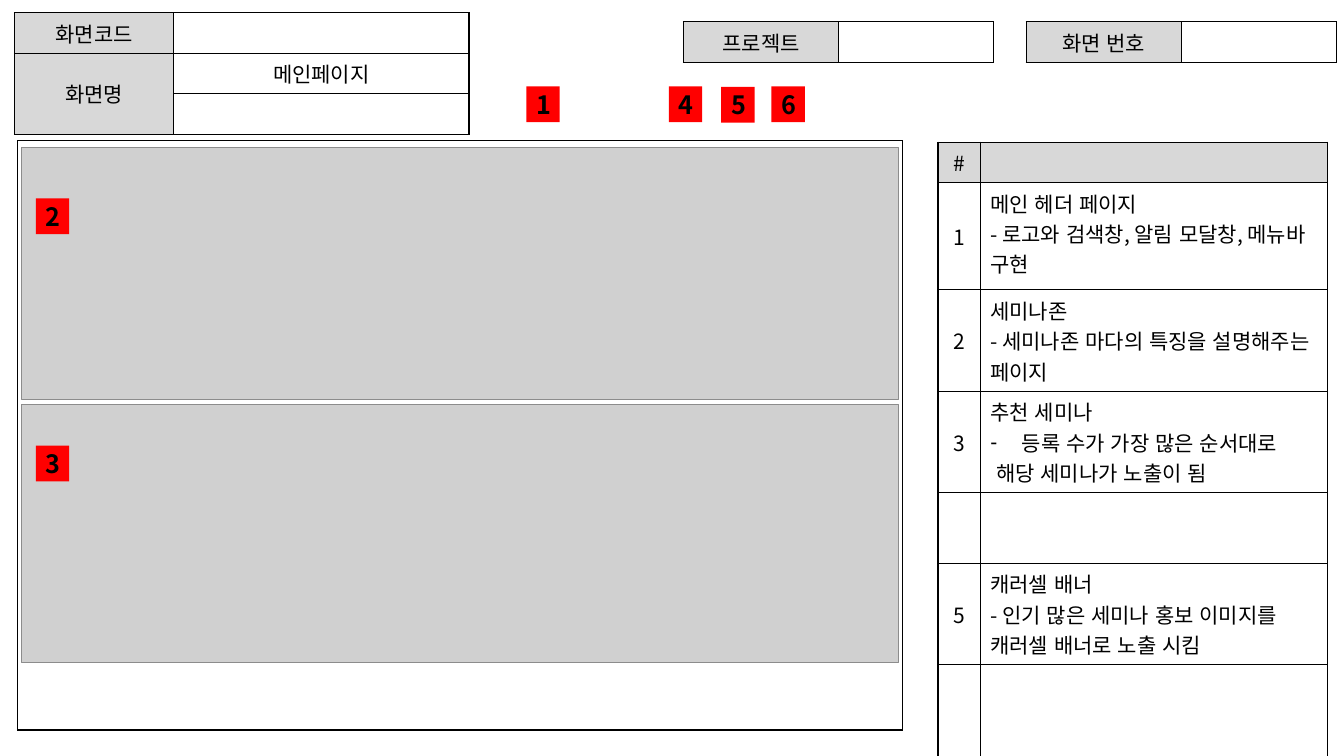
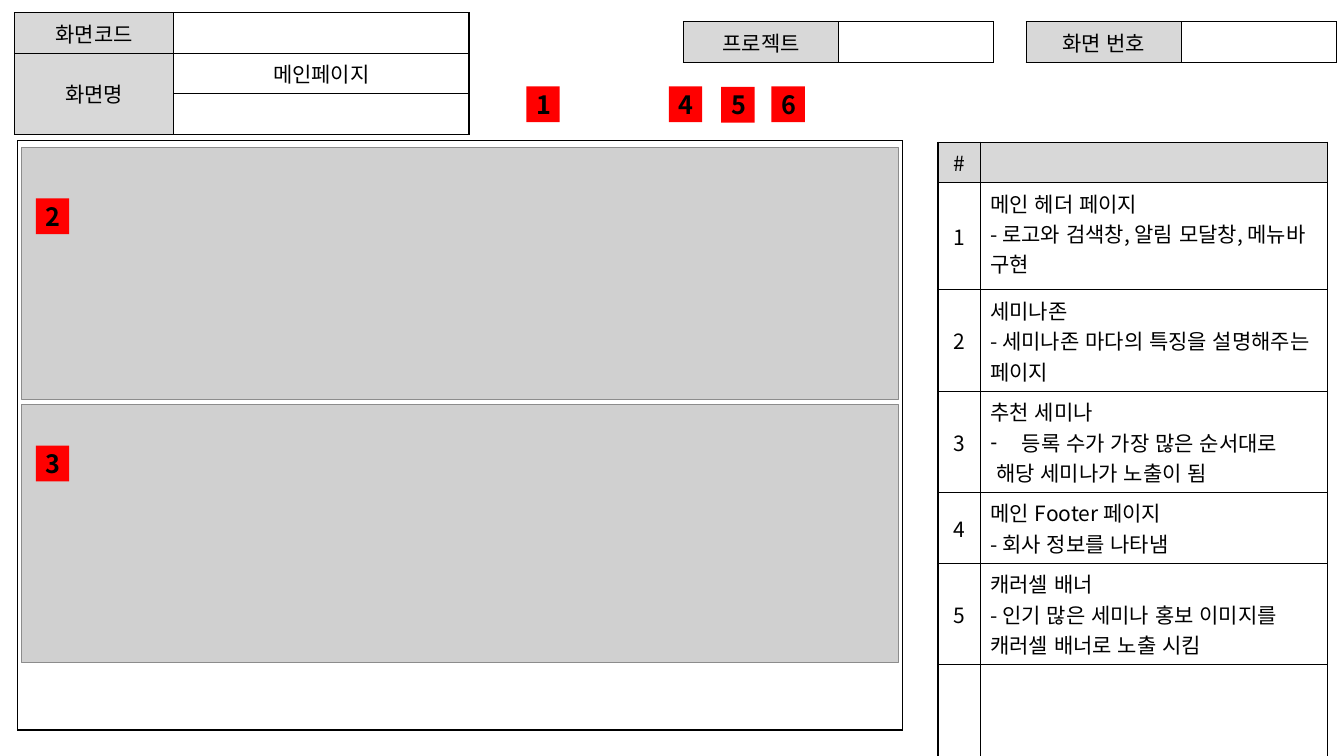
Before and after one commit to ezenteam2/e-Zone, a slide deck: slide 3 of 0 발표용 파워포인트/project05 - 파워포인트 종합 - 기범.pptx. Drawn at 1344x756 pixels with LibreOffice and Linux fonts; fonts in the diff are those of the drawing; grey boxes stand for pictures. Boxes give left, top, right and bottom in pixels: in the first picture for what was removed or moved away, otherwise in the second. Text is boxed around its words. In the diff, an @@ line names an element or a change of style, - is before the commit and + after.

```diff
--- a/0 발표용 파워포인트/project05 - 파워포인트 종합 - 기범.pptx
+++ b/0 발표용 파워포인트/project05 - 파워포인트 종합 - 기범.pptx
@@ table at [939,142,1328,716] @@
-row 5, column 1: 
+row 5, column 1: 4
-row 5, column 2: 
+row 5, column 2: 메인 Footer 페이지 / - 회사 정보를 나타냄
```
Also in this commit, not shown: 2 other slides changed, 10 slides added, 2 other files.
